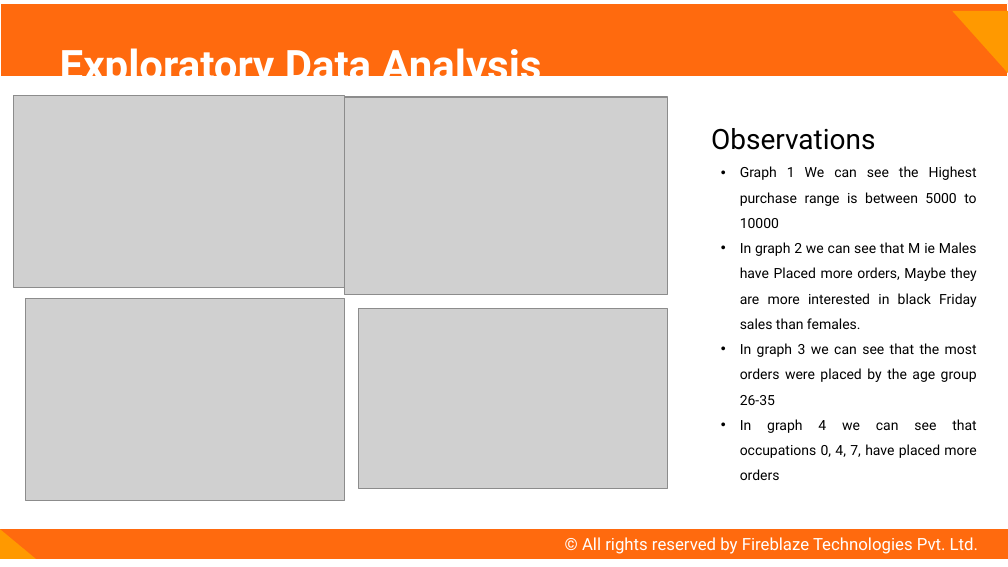
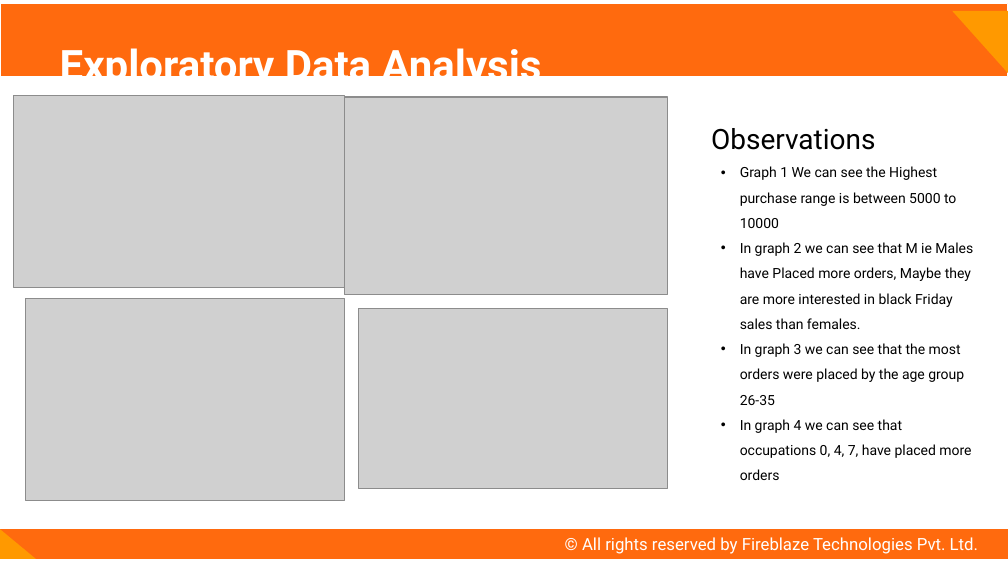
Before and after one commit to bhavesh-1995/fireblazework, a slide deck: slide 5 of fireblaze work/project2/presentationformidtermexammlds/blackFriday.pptx. Drawn at 1008x567 pixels with LibreOffice and Linux fonts; fonts in the diff are those of the drawing; grey boxes stand for pictures. Boxes give left, top, right and bottom in pixels: in the first picture for what was removed or moved away, otherwise in the second. Text is boxed around its words. In the diff, an @@ line names an element or a change of style, - is before the commit and + after.

```diff
--- a/fireblaze work/project2/presentationformidtermexammlds/blackFriday.pptx
+++ b/fireblaze work/project2/presentationformidtermexammlds/blackFriday.pptx
@@ text "Observations" at box(711, 128, 973, 480): alignment justified to left @@
```
Also in this commit, not shown: 6 other slides changed, 19 other files.
